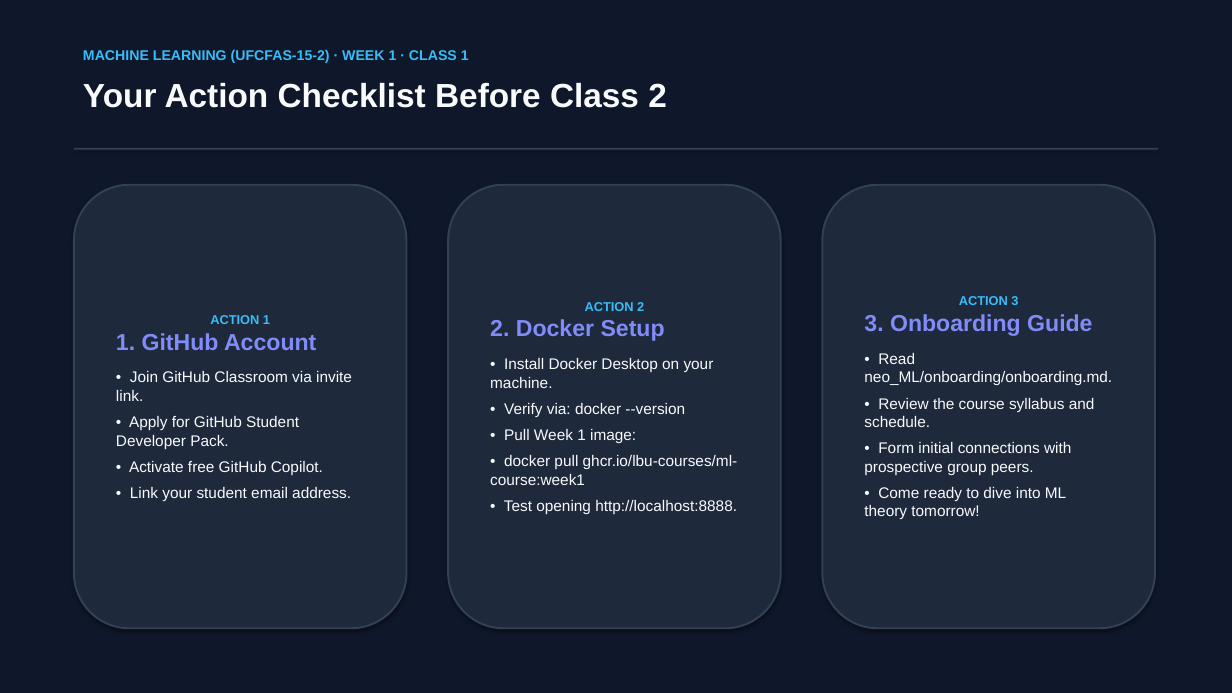
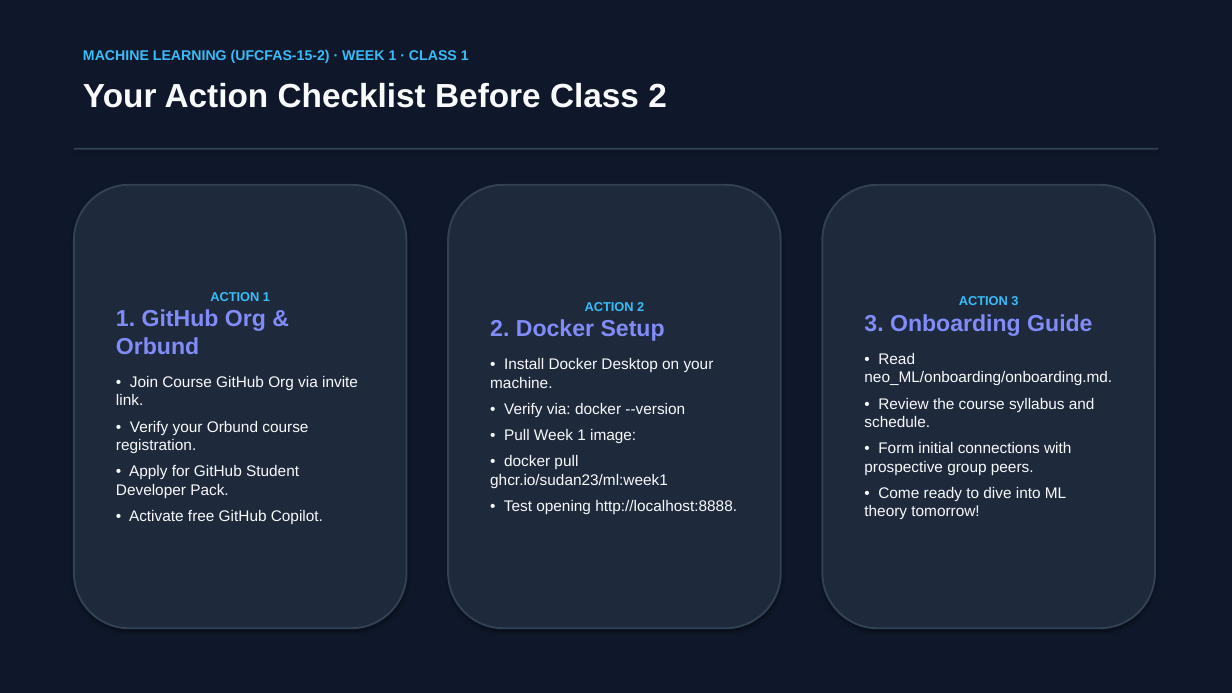
Before and after one commit to Sudan23/ml, a slide deck: slide 13 of neo_ML/slides/week1/Week_1_Class_1_Course_Introduction_and_Overview.pptx. Drawn at 1232x693 pixels with LibreOffice and Linux fonts; fonts in the diff are those of the drawing. Boxes give left, top, right and bottom in pixels: in the first picture for what was removed or moved away, otherwise in the second. Text is boxed around its words. In the diff, an @@ line names an element or a change of style, - is before the commit and + after.

Commit message:
fix(delivery): replace GitHub Classroom with Orbund & GitHub Org, and fix repo/docker inconsistencies

```diff
--- a/neo_ML/slides/week1/Week_1_Class_1_Course_Introduction_and_Overview.pptx
+++ b/neo_ML/slides/week1/Week_1_Class_1_Course_Introduction_and_Overview.pptx
@@ text in rounded rectangle at bbox=[116, 309, 358, 453]: text changed @@
-1. GitHub Account
-• Join GitHub Classroom via invite link.
+1. GitHub Org & Orbund
+• Join Course GitHub Org via invite link.
+• Verify your Orbund course registration.
@@ text in rounded rectangle at bbox=[490, 455, 668, 488]: text changed @@
-• docker pull ghcr.io/lbu-courses/ml-course:week1
+• docker pull ghcr.io/sudan23/ml:week1
@@ text in rounded rectangle at bbox=[130, 487, 351, 501]: paragraph removed @@
-• Link your student email address.
```
Also in this commit, not shown: 3 other slides changed, 7 other files.
